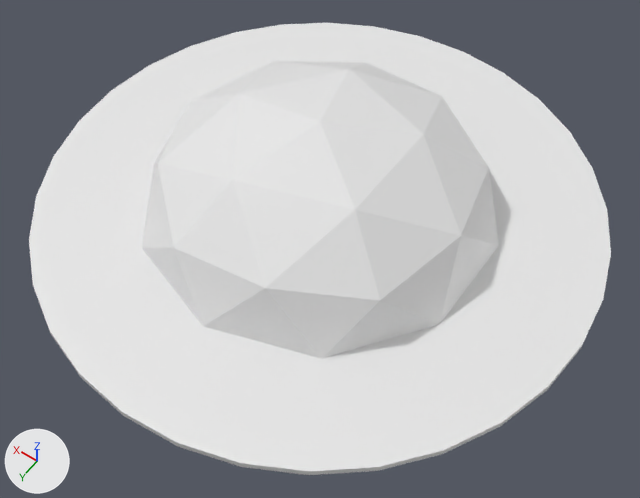
The Blender file Assets/Models/ThievesDen.blend, before and after one commit.
Both versions are drawn from a camera (50 mm lens) standing at (-4.76, 6.66, 9.46) and looking at (-0.59, 0.82, 0.29). Arrows for +X, +Y and +Z are at lower left; the lights stay in place.

Objects in the first picture: 'ThievesDen', 'ThievesDenGrounds'.
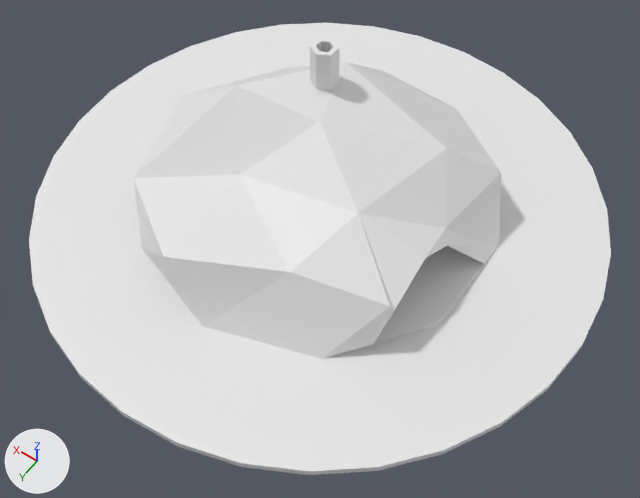
Pixel boxes (x1, y1, x2, y2) of what changed, in the pictures (640 x 498 px):
```json
{"object": "ThievesDen", "change": "reshaped", "before": [142, 61, 499, 359], "after": [134, 62, 501, 359]}
{"object": "Cylinder", "change": "added", "after": [310, 38, 340, 91]}
```

The change, as JSON lines over the scene's bpy script:
```json
{"block": "me_thievesden", "where": "# used by ob_thievesden; parent = ob_thievesdengrounds; location = (0.0, 0.0, 0.0472)"}
{"op": "remove", "block": "me_thievesden", "code": "me_thievesden.from_pydata(...)  # 26 vertices, 40 faces; spans x -2.41..2.41, y -2.53..2.53, z 0.0..1.56"}
{"op": "add", "block": "me_thievesden", "code": "me_thievesden.from_pydata(...)  # 44 vertices, 58 faces; spans x -2.41..2.41, y -2.53..2.53, z 0.0..1.64"}
{"block": "me_thievesden", "change": "me_thievesden part 1"}
{"block": "me_thievesden", "change": "4 faces are deleted"}
{"block": "me_thievesden", "change": "15 vertices move from x -2.15..2.26, y -2.15..2.15, z 0.7..1.33 to x -2.02..2.41, y -2.18..2.41, z 0.59..1.64"}
{"block": "me_thievesden", "change": "18 vertices are added at x -2.41..-0.56, y -0.78..2.05, z 0.0..1.17"}
{"block": "me_thievesden", "change": "22 new faces join them"}
{"op": "add", "block": "me_cylinder", "code": ["me_cylinder = bpy.data.meshes.new('Cylinder')", "me_cylinder.from_pydata(...)  # 30 vertices, 26 faces; spans x -0.87..0.87, y -1.0..1.0, z -0.5..0.5"]}
{"op": "add", "block": "ob_cylinder", "code": ["ob_cylinder = bpy.data.objects.new('Cylinder', me_cylinder)", "ob_cylinder.location = (0.38, -0.64, 1.7)", "ob_cylinder.scale = (0.189, 0.189, 1.0)"]}
```
